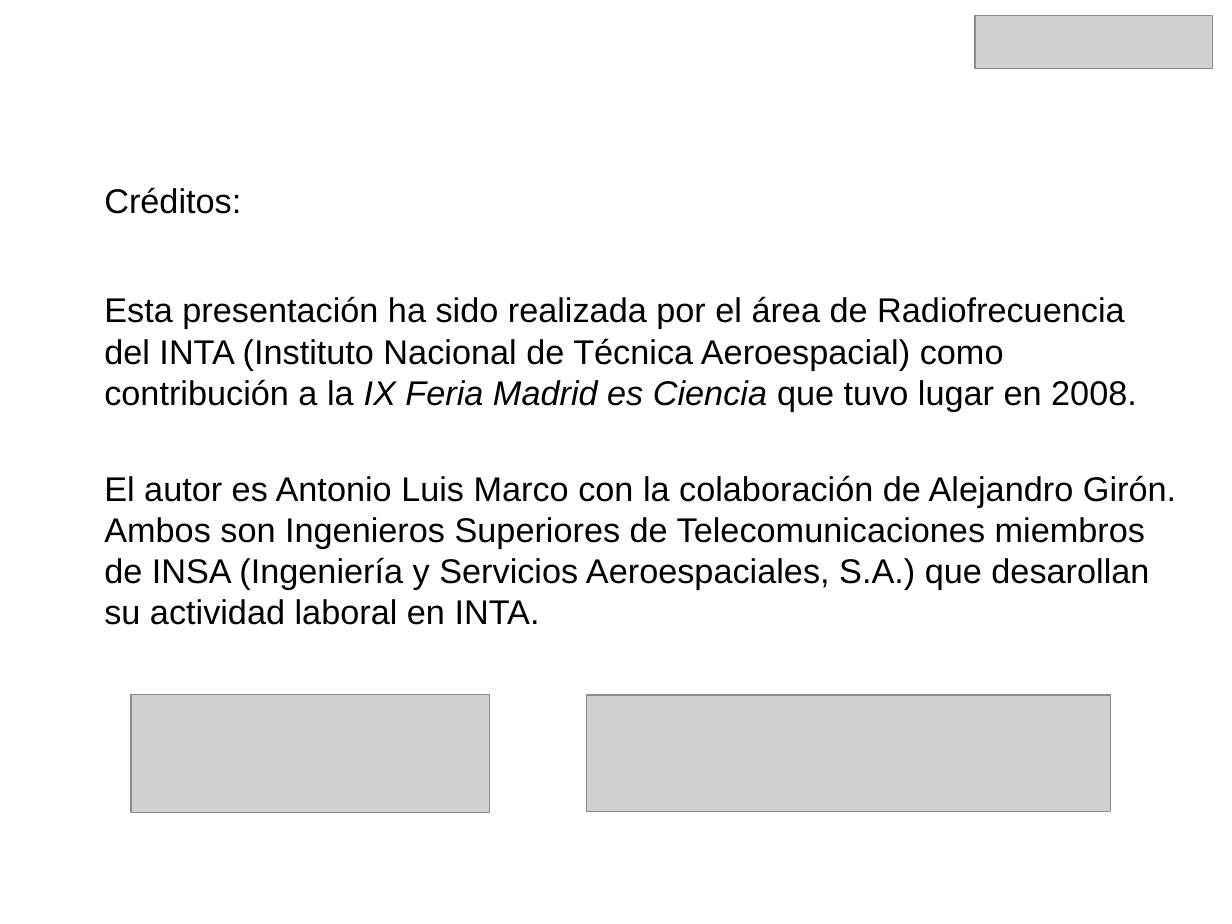
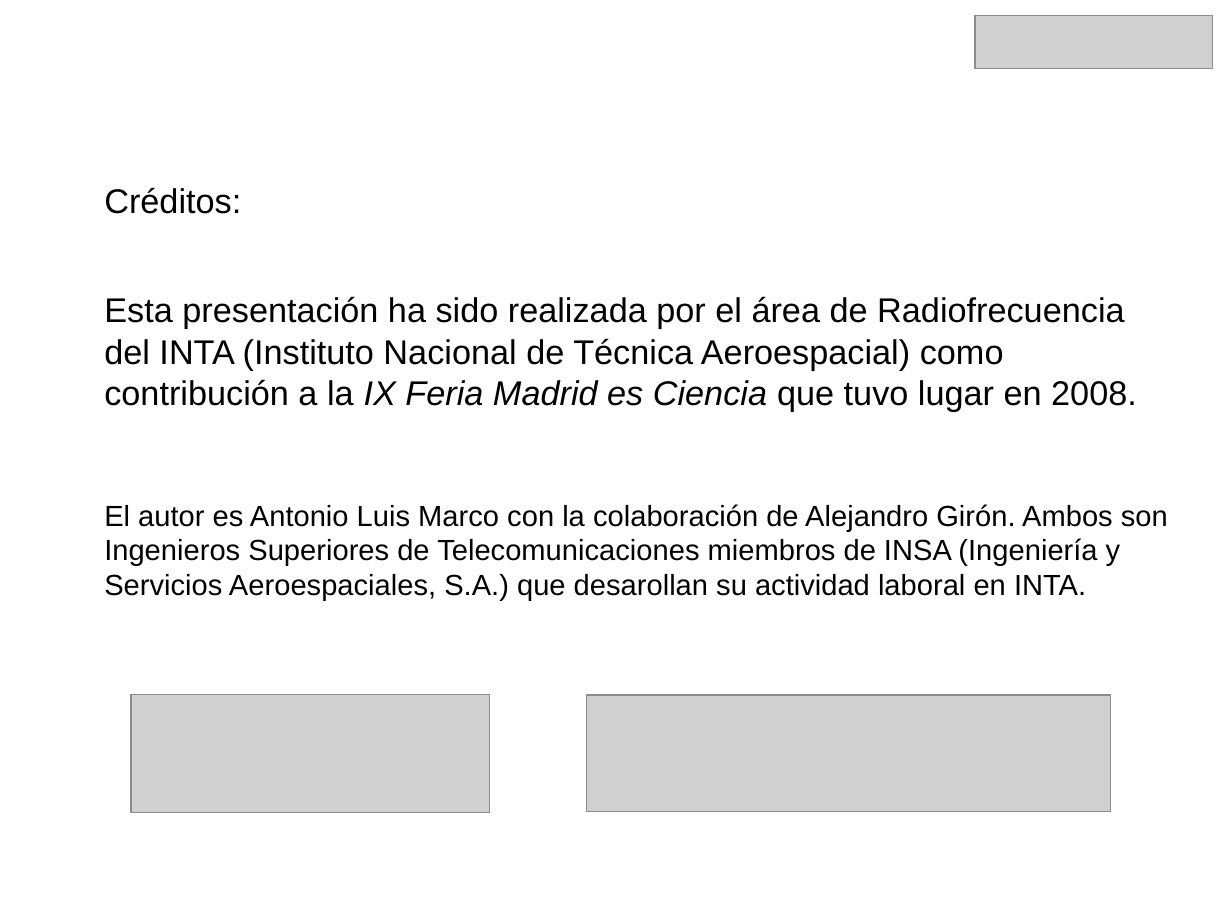
Before and after one commit to joelcruzlipe/Xpotron-UNSA, a slide deck: slide 188 of Antenas_INTA.ppt. Drawn at 1232x924 pixels with LibreOffice and Linux fonts; fonts in the diff are those of the drawing; grey boxes stand for pictures; background and template pictures are left out. Boxes give left, top, right and bottom in pixels: in the first picture for what was removed or moved away, otherwise in the second. Text is boxed around its words. In the diff, an @@ line names an element or a change of style, - is before the commit and + after.

```diff
--- a/Antenas_INTA.ppt
+++ b/Antenas_INTA.ppt
@@ text "El autor es Antonio Luis ..." at (104,504,1168,601): size 20 to 17 pt @@
```
Also in this commit, not shown: 3 other slides changed.
